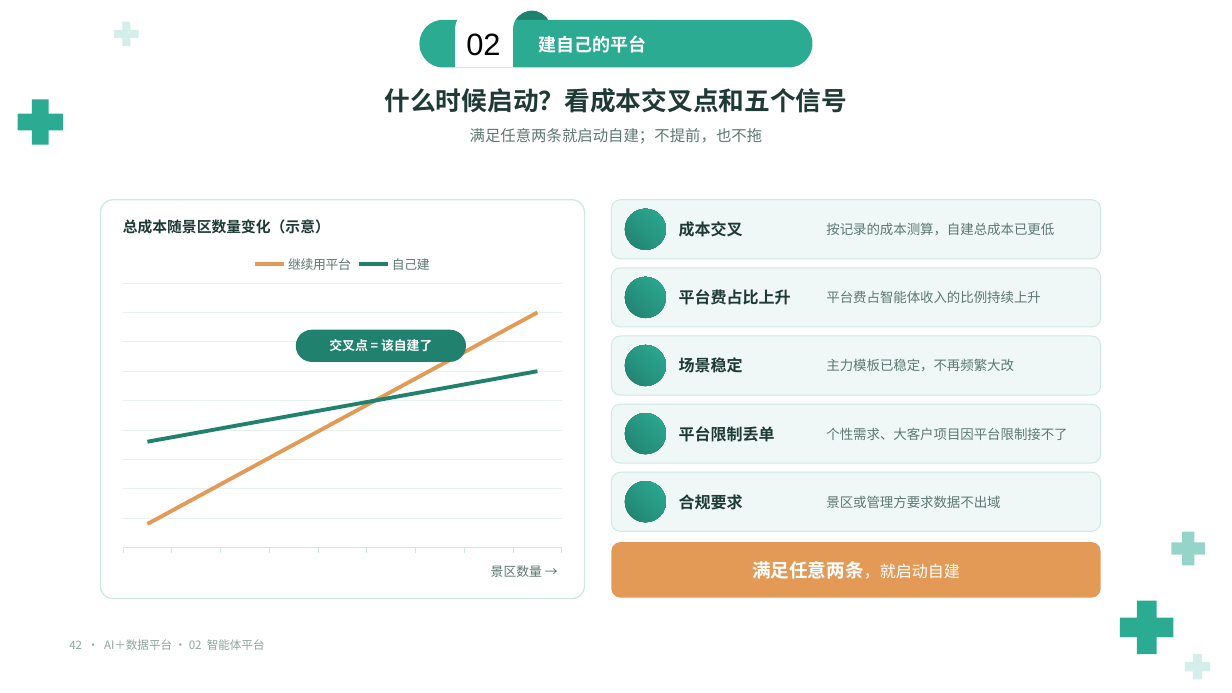
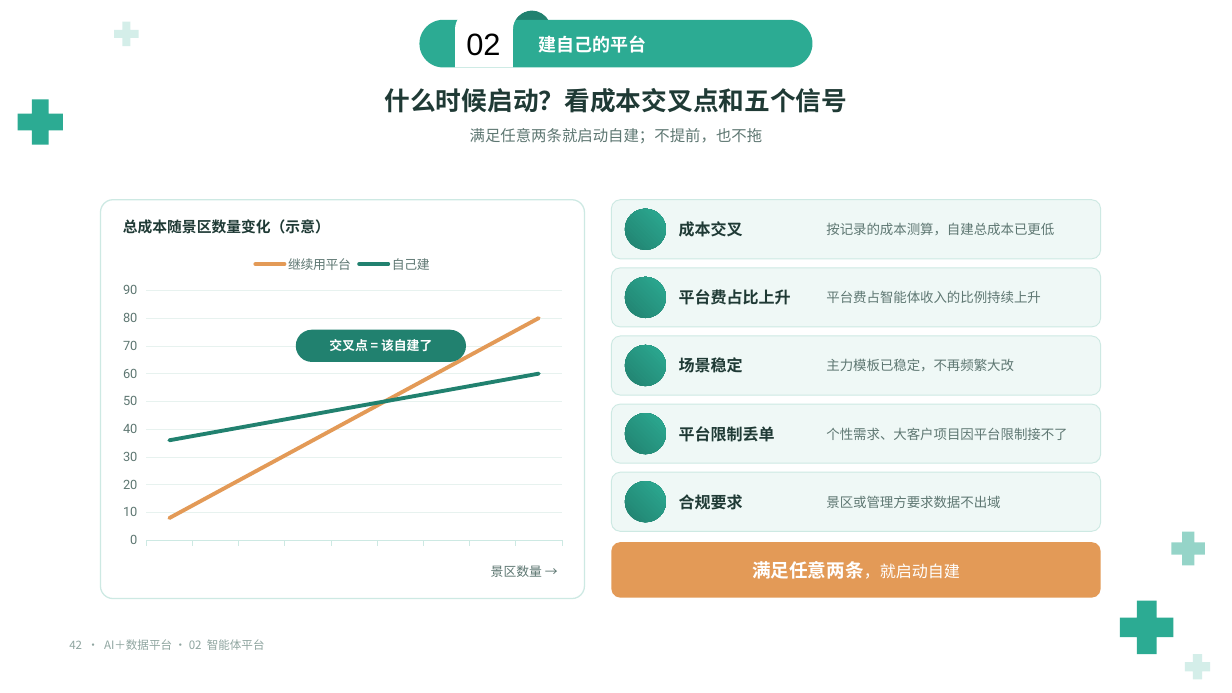
Before and after one commit to keanying/relevance, a slide deck: slide 42 of AI＋数据平台_老板汇报_青绿模板.pptx. Drawn at 1232x693 pixels with LibreOffice and Linux fonts; fonts in the diff are those of the drawing; background and template pictures are left out. Boxes give left, top, right and bottom in pixels: in the first picture for what was removed or moved away, otherwise in the second. Text is boxed around its words. In the diff, an @@ line names an element or a change of style, - is before the commit and + after.

```diff
--- a/AI＋数据平台_老板汇报_青绿模板.pptx
+++ b/AI＋数据平台_老板汇报_青绿模板.pptx
@@ line chart at (x1=114, y1=245, x2=571, y2=555) @@
-继续用平台: 10, 21, 32, 44, 55, 66, 78, 89, 100
+继续用平台: 8, 17, 26, 35, 44, 53, 62, 71, 80
-自己建: 45, 49, 52, 56, 60, 64, 68, 71, 75
+自己建: 36, 39, 42, 45, 48, 51, 54, 57, 60
@@ legend changed @@
@@ category axis changed @@
@@ value axis changed @@
```
Also in this commit, not shown: 10 other slides changed.
